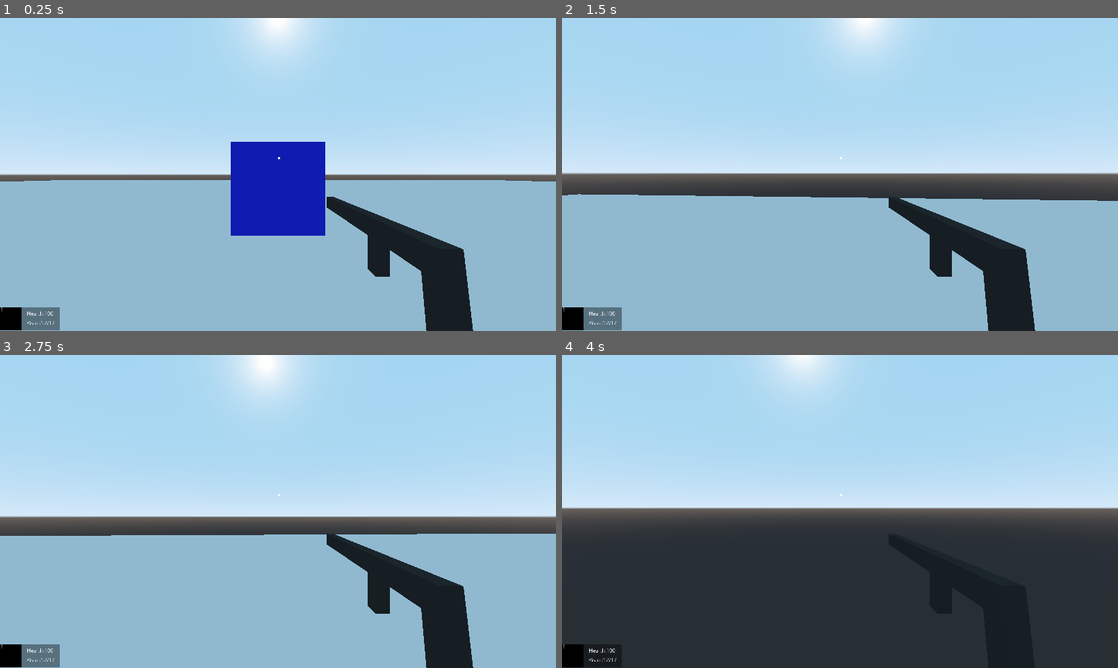
Above: before the commit, frames 1-4 (two rows, left to right).
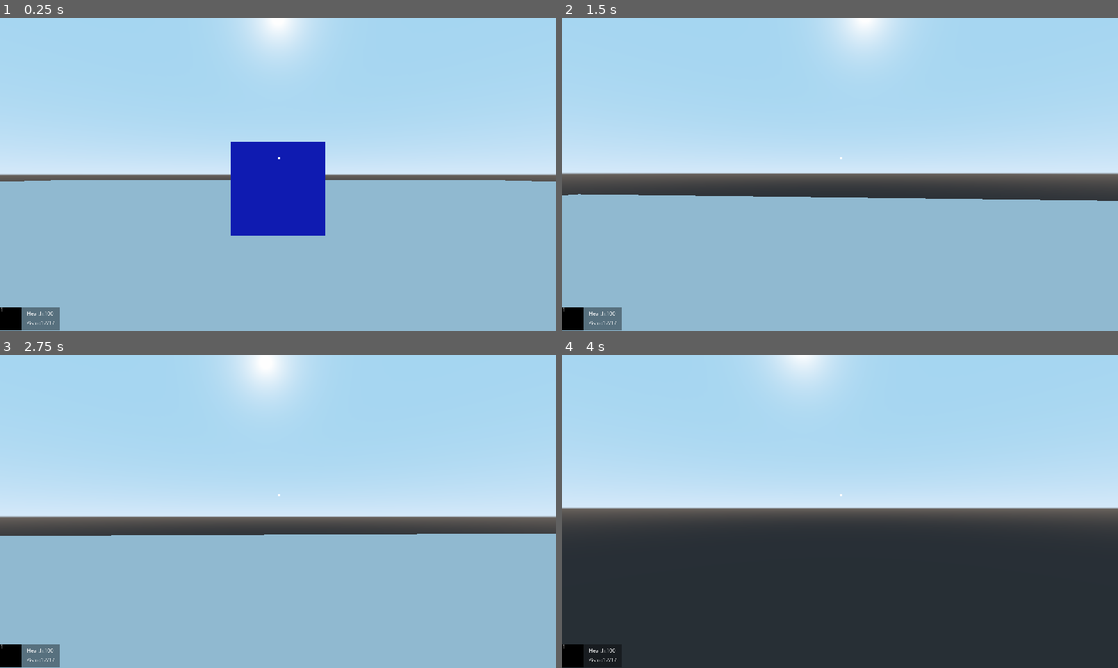
Above: after the commit, the same moments.

Repository: bravoeight98/FPSgodot
Game: Godot game, scene res://Scene/world.tscn
Two runs of this game, one before a commit and one after it. Both use one fixed random seed, a clock stepped at 60 frames per second and the inputs below.
Inputs (mouse positions are in pixels of both pictures, inside the frame that each line leads up to):
- Up to frame 1 (0.25 s): no input
- Up to frame 2 (1.5 s): tap Enter at 0.5 s; move the mouse to (867, 174) at 0.52 s; hold Shift (sprint) 0.53-1.28 s; hold W (forward) from 0.53 s (still down); tap Space (jump) at 0.77 s; move the mouse to (812, 174) at 1.27 s; tap Shift (sprint) at 1.35 s
- Up to frame 3 (2.75 s): keep holding W (forward); tap Space (jump) at 1.52 s; move the mouse to (289, 505) at 2.02 s; hold Shift (sprint) from 2.03 s (still down)
- Up to frame 4 (4 s): keep holding W (forward); move the mouse to (834, 517) at 2.77 s; release Shift (sprint) at 2.78 s; tap Shift (sprint) at 2.85 s; tap Space (jump) at 3.02, 3.77 s; move the mouse to (878, 514) at 3.52 s; hold Shift (sprint) from 3.53 s (still down)

The runs differ from the first frame. In frame 1, 4.2% of the frame differs, in the area x 58-86%, y 57-100%; in frame 2, 4.2%; in frame 3, 4.2%; in frame 4, less than 0.1%.
Error before the commit: Invalid set index 'weapon_manager' (on base: 'Spatial') with value of type 'Spatial (weapon_manager.gd)'. (res://scene/weapons/weapon_manager.gd:41)
Error after the commit: Attempt to call function 'update_weapon_ui' in base 'null instance' on a null instance. (res://scene/weapons/weapon_manager.gd:140)

Commit message:
Update rifle_a.tscn

Diff:
--- a/FPSgodot/scene/weapons/rifle/rifle_a/rifle_a.tscn
+++ b/FPSgodot/scene/weapons/rifle/rifle_a/rifle_a.tscn
@@ -1,4 +1,6 @@
-[gd_scene load_steps=6 format=2]
+[gd_scene load_steps=7 format=2]
+
+[ext_resource path="res://scene/weapons/rifle/rifle.gd" type="Script" id=1]
 
 [sub_resource type="SpatialMaterial" id=1]
 albedo_color = Color( 0.156863, 0.156863, 0.156863, 1 )
@@ -52,6 +54,8 @@
 }
 
 [node name="Pistol_A" type="Spatial"]
+script = ExtResource( 1 )
+weapon_name = "Rifle"
 
 [node name="Root" type="Spatial" parent="."]
 
